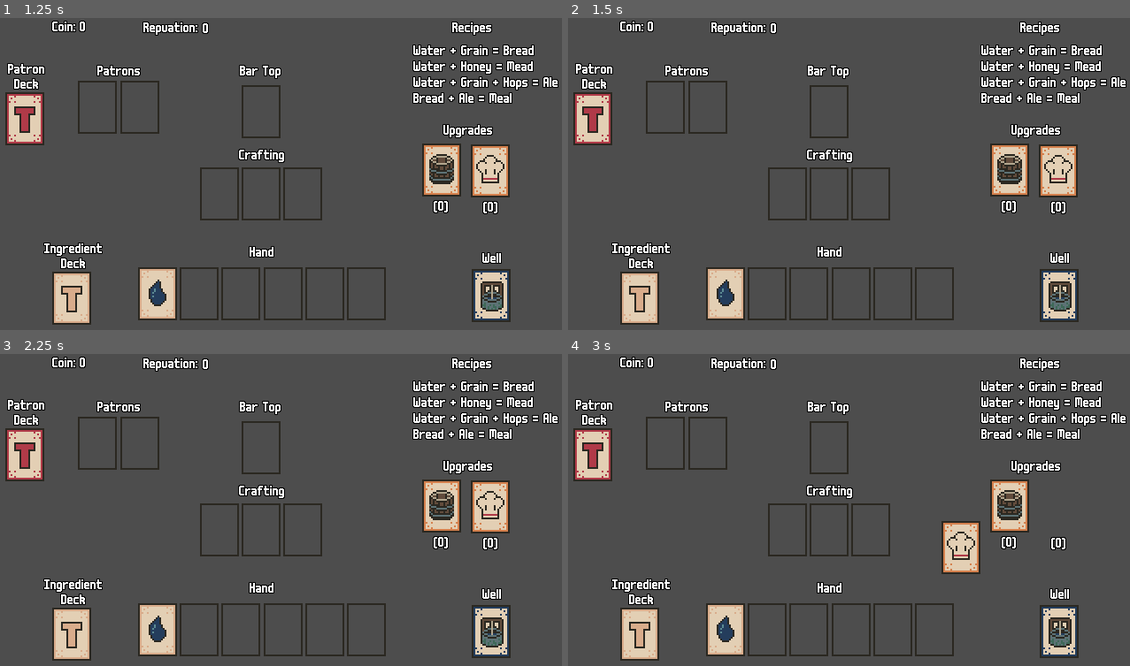
Above: before the commit, frames 1-4 (two rows, left to right).
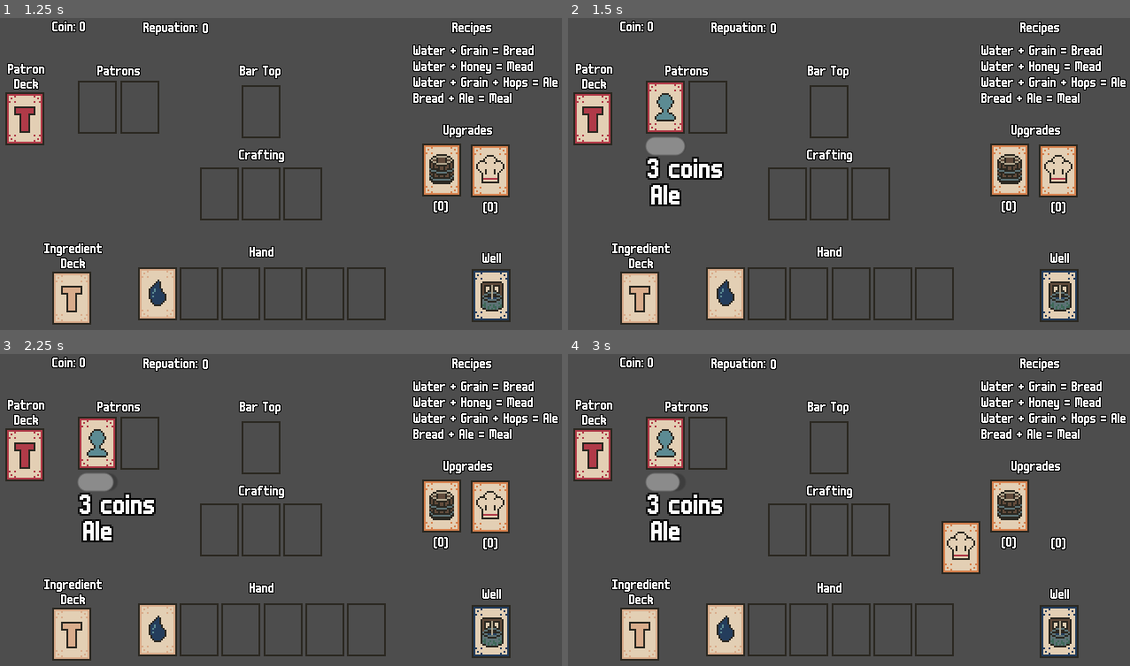
Above: after the commit, the same moments.

Repository: Sleeping-Robot-Games/tavern-card-game
Game: Godot game, scene res://game.tscn
The game is run twice, just before and just after one commit, with the same random seed, the same clock (stepped at 60 frames per second) and the same inputs.
Inputs (mouse positions are in pixels of both pictures, inside the frame that each line leads up to):
- Up to frame 1 (1.25 s): tap Enter at 0.5 s; drag from (73, 298) to (241, 292) at 0.52 s
- Up to frame 2 (1.5 s): tap Space at 1.25 s; drag from (590, 117) to (725, 292) at 1.27 s
- Up to frame 3 (2.25 s): tap Enter at 2 s; move the mouse to (443, 506) at 2.02 s; click (443, 506) at 2.17 s
- Up to frame 4 (3 s): drag from (1056, 506) to (764, 628) at 2.77 s

Frame 1 is identical in both runs. In frame 2, 2.5% of the frame differs, in the area x 13-28%, y 20-61%; in frame 3, 2.4%; in frame 4, 2.4%.

Commit message:
patrons get served

Diff:
--- a/board/card_zone.gd
+++ b/board/card_zone.gd
@@ -4,7 +4,7 @@
 signal card_placed(zone: Node2D, card: Node2D)
 signal card_removed(zone: Node2D, card: Node2D)
 
-@export_enum("blank", "well", "hand", "crafting", "bartop") var type = "blank":
+@export_enum("blank", "well", "hand", "crafting", "bartop", "patron") var type = "blank":
 	set(value):
 		type = value
 		if Engine.is_editor_hint():
@@ -38,6 +38,10 @@
 func accepts_card(card: Node2D) -> bool:
 	if card.type == "ingredient":
 		return type in ["hand", "crafting", "well"]
+	elif card.type == "patron":
+		return type == "patron"
+	elif card.type == "meal":
+		return type in ["patron", "crafting"]
 	return false
 
 func place_card(card: Node2D) -> void:
--- a/board/crafting.gd
+++ b/board/crafting.gd
@@ -124,6 +124,10 @@
 	result_card.card = current_recipe
 	game.add_child(result_card)
 
+	# Connect drag signals for meal card
+	result_card.drag_started.connect(game._on_card_drag_started)
+	result_card.drag_ended.connect(game._on_card_drag_ended)
+
 	bar_top.get_zone().place_card(result_card)
 
 	crafting_completed.emit(current_recipe)
--- a/card/card.gd
+++ b/card/card.gd
@@ -3,6 +3,7 @@
 
 signal drag_started(card: Node2D)
 signal drag_ended(card: Node2D)
+signal patron_timeout(card: Node2D)
 
 @export_enum("ingredient", "patron", "upgrade", "well", "meal") var type = ""
 @export var card: String = "":
@@ -10,6 +11,13 @@
 		card = value
 		if Engine.is_editor_hint():
 			load_sprite()
+
+# Patron-specific properties
+var patron_wants: String = ""
+var patron_pays: int = 0
+var patron_patience: float = 0.0
+var patience_remaining: float = 0.0
+var patience_timer_active: bool = false
 
 var is_dragging: bool = false
 var drag_offset: Vector2 = Vector2.ZERO
@@ -26,9 +34,17 @@
 	var sprite_path = "res://assets/" + card.capitalize() + ".png"
 	if ResourceLoader.exists(sprite_path):
 		$Sprite2D.texture = load(sprite_path)
+	if type == 'patron':
+		$ProgressBar.show()
+		$PayLabel.show()
+		$WantLabel.show()
+		_setup_patron_display()
 
 func _on_area_2d_input_event(_viewport: Node, event: InputEvent, _shape_idx: int) -> void:
 	if Engine.is_editor_hint():
+		return
+	# Patron cards are not draggable
+	if type == "patron":
 		return
 	if event is InputEventMouseButton and event.button_index == MOUSE_BUTTON_LEFT:
 		if event.pressed:
@@ -62,3 +78,33 @@
 
 func return_to_original() -> void:
 	global_position = original_position
+
+func _setup_patron_display() -> void:
+	if not is_node_ready():
+		await ready
+	$PayLabel.text = str(patron_pays) + " coins"
+	$WantLabel.text = patron_wants
+	$ProgressBar.max_value = patron_patience
+	$ProgressBar.value = patron_patience
+	patience_remaining = patron_patience
+
+func start_patience_timer() -> void:
+	patience_remaining = patron_patience
+	patience_timer_active = true
+
+func stop_patience_timer() -> void:
+	patience_timer_active = false
+
+func _process(delta: float) -> void:
+	if Engine.is_editor_hint():
+		return
+	if patience_timer_active and type == "patron":
+		patience_remaining -= delta
+		$ProgressBar.value = patience_remaining
+		if patience_remaining <= 0:
+			patience_timer_active = false
+			_on_patron_timeout()
+
+func _on_patron_timeout() -> void:
+	print("Patron timed out! Customer wanted: ", patron_wants, " but wasn't served in time.")
+	patron_timeout.emit(self)
--- a/card/card.tscn
+++ b/card/card.tscn
@@ -1,8 +1,9 @@
-[gd_scene load_steps=5 format=3 uid="uid://brym6h0ay5bgj"]
+[gd_scene load_steps=6 format=3 uid="uid://brym6h0ay5bgj"]
 
 [ext_resource type="Script" uid="uid://cjlboalgkandl" path="res://card/card.gd" id="1_ply2h"]
 [ext_resource type="Texture2D" uid="uid://1l63bu4sqimm" path="res://assets/Patron.png" id="2_ply2h"]
 [ext_resource type="Texture2D" uid="uid://cj2hasiq53anv" path="res://assets/card-outline.png" id="2_q5obu"]
+[ext_resource type="Theme" uid="uid://b3533pewo25eg" path="res://deck/label.tres" id="4_fdnr0"]
 
 [sub_resource type="RectangleShape2D" id="RectangleShape2D_ply2h"]
 size = Vector2(22, 30)
@@ -18,9 +19,33 @@
 texture = ExtResource("2_q5obu")
 
 [node name="Area2D" type="Area2D" parent="."]
-input_pickable = true
 collision_layer = 2
-collision_mask = 1
 
 [node name="CollisionShape2D" type="CollisionShape2D" parent="Area2D"]
 shape = SubResource("RectangleShape2D_ply2h")
+
+[node name="ProgressBar" type="ProgressBar" parent="."]
+visible = false
+offset_left = -11.5
+offset_top = 17.0
+offset_right = 11.0
+offset_bottom = 27.0
+show_percentage = false
+
+[node name="PayLabel" type="Label" parent="."]
+visible = false
+offset_left = -10.5
+offset_top = 28.5
+offset_right = 10.5
+offset_bottom = 42.5
+theme = ExtResource("4_fdnr0")
+horizontal_alignment = 1
+
+[node name="WantLabel" type="Label" parent="."]
+visible = false
+offset_left = -10.5
+offset_top = 44.0
+offset_right = 10.5
+offset_bottom = 58.0
+theme = ExtResource("4_fdnr0")
+horizontal_alignment = 1
--- a/deck/deck.gd
+++ b/deck/deck.gd
@@ -23,6 +23,13 @@
 	if not Engine.is_editor_hint():
 		_initialize_deck()
 
+# Patron data: { name: { wants: String, pays: int, patience: float } }
+const PATRON_DATA = {
+	"EasyCustomer": { "wants": "Bread", "pays": 2, "patience": 10.0 },
+	"MediumCustomer": { "wants": "Ale", "pays": 3, "patience": 8.0 },
+	"HardCustomer": { "wants": "Meal", "pays": 5, "patience": 6.0 }
+}
+
 func _initialize_deck():
 	if type == "ingredient":
 		cards.clear()
@@ -34,6 +41,19 @@
 			cards.append("Hops")
 		for i in range(2):
 			cards.append("Honey")
+
+		randomize()
+		cards.shuffle()
+	elif type == "patron":
+		cards.clear()
+		# 3x Easy Customer
+		for i in range(3):
+			cards.append("EasyCustomer")
+		# 3x Medium Customer
+		for i in range(3):
+			cards.append("MediumCustomer")
+		# 1x Hard Customer
+		cards.append("HardCustomer")
 
 		randomize()
 		cards.shuffle()
@@ -53,12 +73,21 @@
 			$Label.text = "Upgrade\bDeck"
 
 func draw_card() -> Node2D:
-	if game.is_hand_full() or cards.is_empty():
+	if cards.is_empty():
+		return null
+	# Only check hand for ingredient cards
+	if type == "ingredient" and game.is_hand_full():
 		return null
 	var card_value = cards.pop_back()
 	var card_instance = card_scene.instantiate()
 	card_instance.type = type
 	card_instance.card = card_value
+	# Set patron-specific data
+	if type == "patron" and card_value in PATRON_DATA:
+		var data = PATRON_DATA[card_value]
+		card_instance.patron_wants = data["wants"]
+		card_instance.patron_pays = data["pays"]
+		card_instance.patron_patience = data["patience"]
 	return card_instance
 
 func _on_area_2d_mouse_entered() -> void:
--- a/game.gd
+++ b/game.gd
@@ -3,13 +3,16 @@
 var hand: Array[Node2D] = []
 var dragging_card: Node2D = null
 var valid_drop_zones: Array[Node2D] = []
+var patron_zones: Array[Node2D] = []
 
 @export var card_spacing: float = 50.0
 @export var hand_offset: Vector2 = Vector2(100, 0)
 
 func _ready():
 	$IngredientDeck.card_drawn.connect(_on_deck_card_drawn)
+	$PatronDeck.card_drawn.connect(_on_patron_deck_card_drawn)
 	_collect_drop_zones()
+	_collect_patron_zones()
 
 func _collect_drop_zones() -> void:
 	# Gather hand zones
@@ -27,6 +30,12 @@
 	if well_zone:
 		valid_drop_zones.append(well_zone)
 
+func _collect_patron_zones() -> void:
+	for child in $PatronZone.get_children():
+		if child is Sprite2D and child.has_method("place_card"):
+			child.type = "patron"
+			patron_zones.append(child)
+
 func _on_deck_card_drawn(card_instance: Node2D) -> void:
 	add_child(card_instance)
 
@@ -44,6 +53,60 @@
 	# Connect drag signals
 	card_instance.drag_started.connect(_on_card_drag_started)
 	card_instance.drag_ended.connect(_on_card_drag_ended)
+
+func _on_patron_deck_card_drawn(card_instance: Node2D) -> void:
+	var target_zone = _find_empty_patron_zone()
+	if not target_zone:
+		# No available patron zone, card cannot be placed
+		card_instance.queue_free()
+		return
+
+	add_child(card_instance)
+	target_zone.place_card(card_instance)
+
+	# Connect timeout signal
+	card_instance.patron_timeout.connect(_on_patron_timeout)
+
+	# Start the patience timer
+	card_instance.start_patience_timer()
+
+func _find_empty_patron_zone() -> Node2D:
+	for zone in patron_zones:
+		if not zone.has_card():
+			return zone
+	return null
+
+func _on_patron_timeout(card: Node2D) -> void:
+	_handle_patron_timeout(card)
+
+func _handle_patron_timeout(card: Node2D) -> void:
+	# TODO: Implement patron timeout consequences (reputation loss, etc.)
+	print("GAME: Patron ", card.card, " left unhappy! They wanted: ", card.patron_wants)
+
+func clean_meal_and_patron(patron_zone, patron_card, meal_card):
+	# Remove patron from zone
+	patron_zone.remove_card()
+	patron_card.queue_free()
+
+	# Remove meal card
+	if meal_card.current_zone:
+		meal_card.current_zone.remove_card()
+	meal_card.queue_free()
+
+func _serve_patron(meal_card: Node2D, patron_zone: Node2D) -> void:
+	var patron_card = patron_zone.get_card()
+
+	# Check if the meal matches what the patron wants
+	if meal_card.card == patron_card.patron_wants:
+		# TODO: Implement successful serve (add coins, reputation, etc.)
+		print("GAME: Served ", patron_card.card, " with ", meal_card.card, "! Earned ", patron_card.patron_pays, " coins.")
+		patron_card.stop_patience_timer()
+
+		clean_meal_and_patron(patron_zone, patron_card, meal_card)
+	else:
+		# Wrong meal
+		print("GAME: Patron wanted ", patron_card.patron_wants, " but was offered ", meal_card.card)
+		clean_meal_and_patron(patron_zone, patron_card, meal_card)
 
 func _find_empty_hand_zone() -> Node2D:
 	for child in $Hand.get_children():
@@ -65,7 +128,14 @@
 	var target_zone = _find_hovered_zone()
 
 	if target_zone and target_zone.accepts_card(card):
-		if target_zone.has_card():
+		# Special handling for meal cards dropped on patron zones
+		if card.type == "meal" and target_zone.type == "patron":
+			if target_zone.has_card():
+				_serve_patron(card, target_zone)
+			else:
+				# No patron in this zone, return meal to origin
+				_return_card_to_origin(card)
+		elif target_zone.has_card():
 			_swap_cards(card, target_zone)
 		else:
 			_place_card_in_zone(card, target_zone)
@@ -76,6 +146,10 @@
 
 func _find_hovered_zone() -> Node2D:
 	for zone in valid_drop_zones:
+		if zone.is_hovered_by_card and zone.hovering_card == dragging_card:
+			return zone
+	# Also check patron zones for meal cards
+	for zone in patron_zones:
 		if zone.is_hovered_by_card and zone.hovering_card == dragging_card:
 			return zone
 	return null
